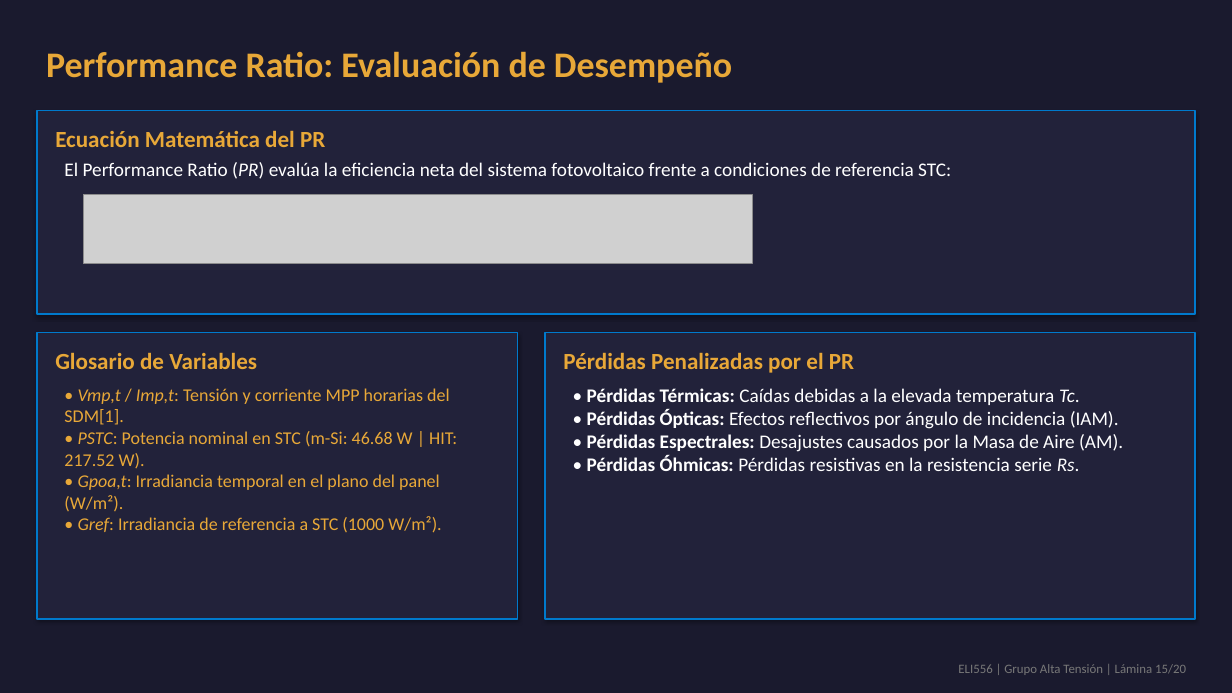
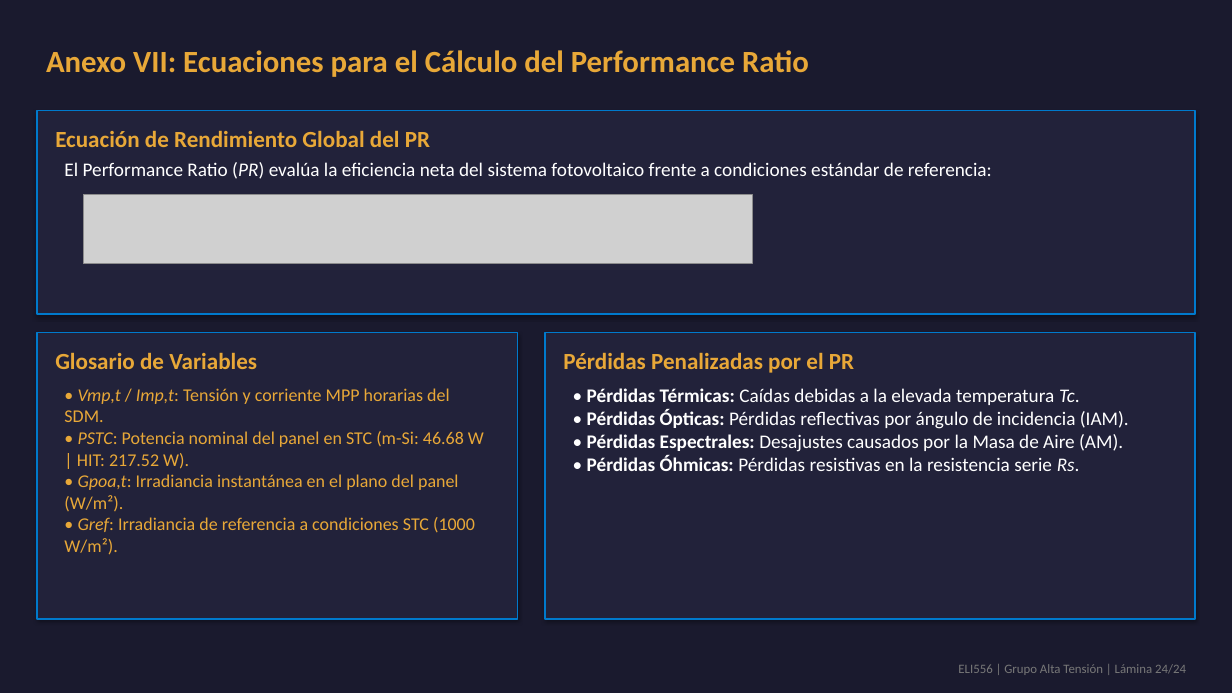
Before and after one commit to theChosen16/t2-paneles, a slide deck: slide 24 of output/Presentacion_Final_ELI556_Atacama.pptx (slide 15 before the commit). Drawn at 1232x693 pixels with LibreOffice and Linux fonts; fonts in the diff are those of the drawing; grey boxes stand for pictures. Boxes give left, top, right and bottom in pixels: in the first picture for what was removed or moved away, otherwise in the second. Text is boxed around its words. In the diff, an @@ line names an element or a change of style, - is before the commit and + after.

```diff
--- a/output/Presentacion_Final_ELI556_Atacama.pptx
+++ b/output/Presentacion_Final_ELI556_Atacama.pptx
@@ text at (46, 50, 809, 77): text changed; size 28 to 24 pt @@
-Performance Ratio: Evaluación de Desempeño
+Anexo VII: Ecuaciones para el Cálculo del Performance Ratio
@@ text at (55, 131, 430, 147): text changed @@
-Ecuación Matemática del PR
+Ecuación de Rendimiento Global del PR
@@ text at (64, 162, 992, 179): text changed @@
-El Performance Ratio (PR) evalúa la eficiencia neta del sistema fotovoltaico frente a condiciones de referencia STC:
+El Performance Ratio (PR) evalúa la eficiencia neta del sistema fotovoltaico frente a condiciones estándar de referencia:
@@ text at (64, 388, 484, 555): text changed @@
-• Vmp,t / Imp,t: Tensión y corriente MPP horarias del SDM[1].
-• PSTC: Potencia nominal en STC (m-Si: 46.68 W | HIT: 217.52 W).
-• Gpoa,t: Irradiancia temporal en el plano del panel (W/m²).
-• Gref: Irradiancia de referencia a STC (1000 W/m²).
+• Vmp,t / Imp,t: Tensión y corriente MPP horarias del SDM.
+• PSTC: Potencia nominal del panel en STC (m-Si: 46.68 W | HIT: 217.52 W).
+• Gpoa,t: Irradiancia instantánea en el plano del panel (W/m²).
+• Gref: Irradiancia de referencia a condiciones STC (1000 W/m²).
@@ text at (587, 409, 1129, 429): text changed @@
-• Pérdidas Ópticas: Efectos reflectivos por ángulo de incidencia (IAM).
+• Pérdidas Ópticas: Pérdidas reflectivas por ángulo de incidencia (IAM).
@@ text at (958, 664, 1186, 675): text changed @@
-ELI556 | Grupo Alta Tensión | Lámina 15/20
+ELI556 | Grupo Alta Tensión | Lámina 24/24
```
Also in this commit, not shown: 16 other slides changed, 7 slides added, 3 slides removed, 29 other files.
